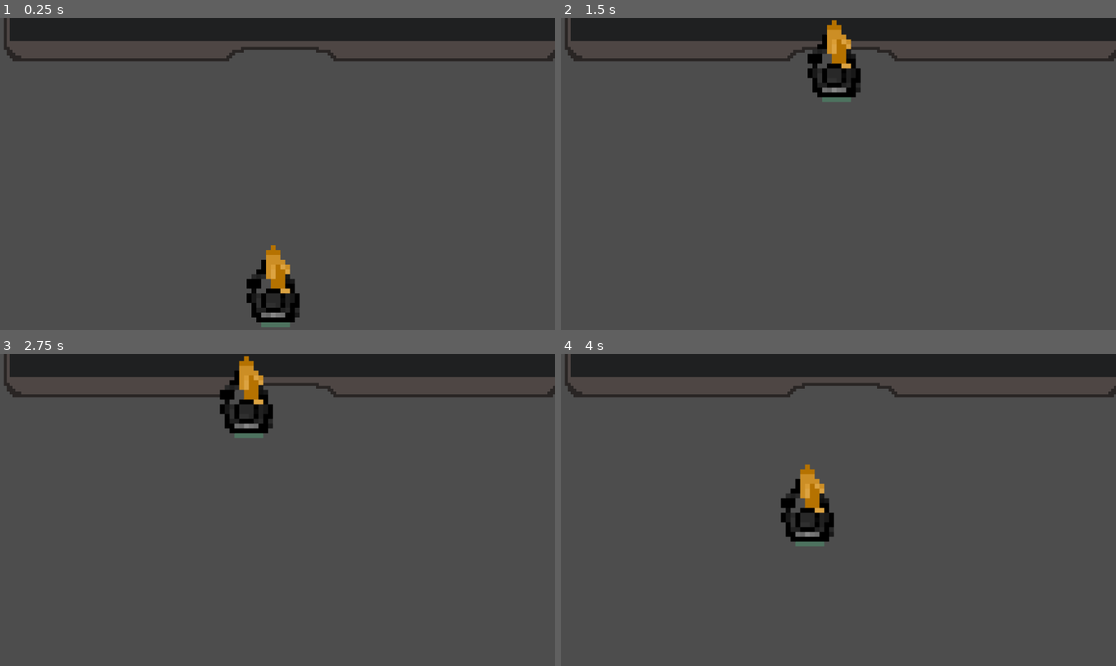
Above: before the commit, frames 1-4 (two rows, left to right).
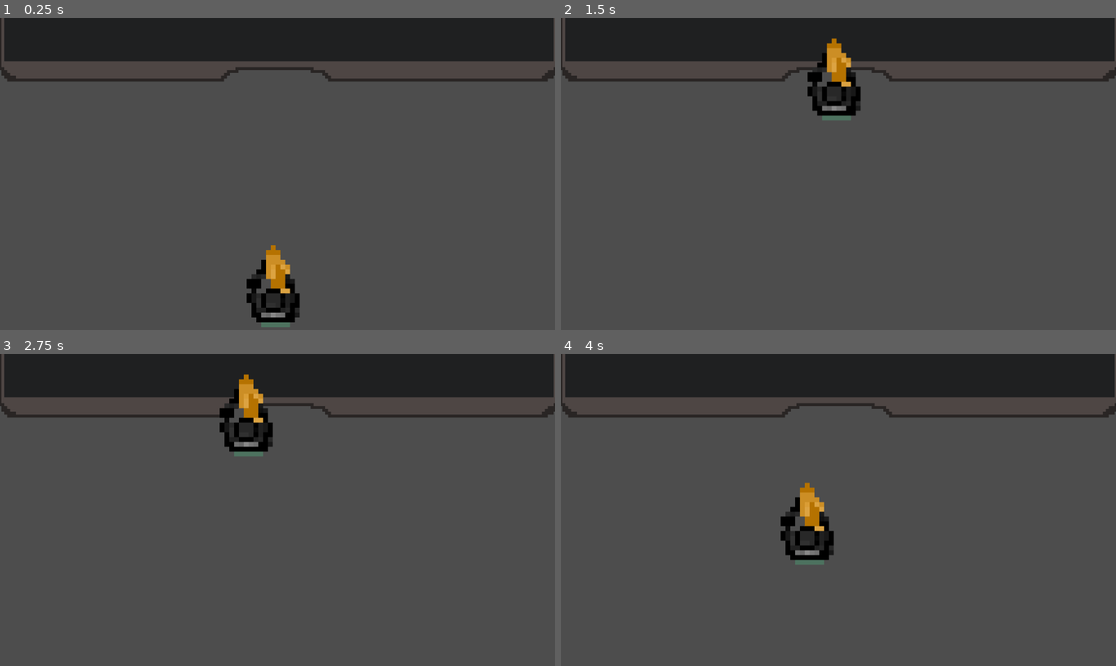
Above: after the commit, the same moments.

Repository: shafayatb/Godot-Basics-Shooter
Game: Godot game, scene res://scenes/levels/level.tscn
Same seed, same stepped clock (60 frames per second), same inputs: the game is played once before the commit and once after it.
Inputs:
- Up to frame 1 (0.25 s): no input
- Up to frame 2 (1.5 s): tap Enter at 0.5 s; hold Space (primary action) 0.53-1.28 s; hold W (up) from 0.53 s (still down); tap Ctrl (secondary action) at 0.8, 1.35 s
- Up to frame 3 (2.75 s): tap Space (primary action) at 1.55, 2 s; release W (up) at 2.03 s; hold A (left) from 2.03 s (still down); hold Space (primary action) from 2.03 s (still down); tap Ctrl (secondary action) at 2.3 s
- Up to frame 4 (4 s): tap Enter at 2.75 s; release Space (primary action) at 2.78 s; tap Ctrl (secondary action) at 2.85, 3.8 s; tap Space (primary action) at 3.05, 3.5 s; release A (left) at 3.53 s; hold S (down) from 3.53 s (still down); hold Space (primary action) from 3.53 s (still down)

The runs differ from the first frame. In frame 1, 6.5% of the frame differs, in the area x 0-100%, y 0-21%; in frame 2, 7.9%; in frame 3, 7.9%; in frame 4, 8.5%, in the area x 0-100%, y 0-68%.

Commit message:
Custom signals

Diff:
--- a/scenes/levels/level.gd
+++ b/scenes/levels/level.gd
@@ -1,10 +1,14 @@
 extends Node2D
 
 
-func _on_area_2d_body_entered(body):
+func _on_gate_player_entered_gate(body):
+	print("Player has entered gate")
 	print(body)
-	print("body entered")
 
 
-func _on_area_2d_body_exited(body):
-	print("body exited")
+func _on_player_granede():
+	print("grenade emitted")
+
+
+func _on_player_laser():
+	print("laser emitted")
--- a/scenes/levels/level.tscn
+++ b/scenes/levels/level.tscn
@@ -1,32 +1,18 @@
-[gd_scene load_steps=5 format=3 uid="uid://crw3rt4f1eu18"]
+[gd_scene load_steps=4 format=3 uid="uid://crw3rt4f1eu18"]
 
 [ext_resource type="Script" path="res://scenes/levels/level.gd" id="1_j0dw8"]
-[ext_resource type="Texture2D" uid="uid://qf7ym1xbx5la" path="res://graphics/objects/gate.png" id="2_i63xb"]
+[ext_resource type="PackedScene" uid="uid://bvthynlfawyxy" path="res://scenes/objects/gate.tscn" id="2_803wm"]
 [ext_resource type="PackedScene" uid="uid://crif8j6vjloyn" path="res://scenes/player/player.tscn" id="4_u7ebt"]
-
-[sub_resource type="RectangleShape2D" id="RectangleShape2D_ndg2y"]
-size = Vector2(201, 34)
 
 [node name="Level" type="Node2D"]
 script = ExtResource("1_j0dw8")
 
-[node name="Gate" type="StaticBody2D" parent="."]
-
-[node name="Gate" type="Sprite2D" parent="Gate"]
-position = Vector2(590, 60)
-texture = ExtResource("2_i63xb")
-
-[node name="CollisionPolygon2D" type="CollisionPolygon2D" parent="Gate"]
-polygon = PackedVector2Array(7, -516, 9, 56, 18, 74, 26, 89, 467, 89, 476, 64, 506, 63, 657, 64, 688, 65, 694, 89, 1135, 91, 1160, 86, 1170, 66, 1170, -515)
-
-[node name="Area2D" type="Area2D" parent="Gate"]
-
-[node name="CollisionShape2D" type="CollisionShape2D" parent="Gate/Area2D"]
-position = Vector2(580.5, 84)
-shape = SubResource("RectangleShape2D_ndg2y")
+[node name="Gate" parent="." instance=ExtResource("2_803wm")]
+position = Vector2(579, 102)
 
 [node name="Player" parent="." instance=ExtResource("4_u7ebt")]
 position = Vector2(571, 590)
 
-[connection signal="body_entered" from="Gate/Area2D" to="." method="_on_area_2d_body_entered"]
-[connection signal="body_exited" from="Gate/Area2D" to="." method="_on_area_2d_body_exited"]
+[connection signal="player_entered_gate" from="Gate" to="." method="_on_gate_player_entered_gate"]
+[connection signal="granede" from="Player" to="." method="_on_player_granede"]
+[connection signal="laser" from="Player" to="." method="_on_player_laser"]
--- /dev/null
+++ b/scenes/objects/gate.gd
@@ -0,0 +1,6 @@
+extends StaticBody2D
+
+signal player_entered_gate(body)
+
+func _on_area_2d_body_entered(body):
+	player_entered_gate.emit(body)
--- /dev/null
+++ b/scenes/objects/gate.tscn
@@ -0,0 +1,24 @@
+[gd_scene load_steps=4 format=3 uid="uid://bvthynlfawyxy"]
+
+[ext_resource type="Script" path="res://scenes/objects/gate.gd" id="1_6gd2h"]
+[ext_resource type="Texture2D" uid="uid://qf7ym1xbx5la" path="res://graphics/objects/gate.png" id="1_61n21"]
+
+[sub_resource type="RectangleShape2D" id="RectangleShape2D_qwj4h"]
+size = Vector2(215, 35)
+
+[node name="Gate" type="StaticBody2D"]
+script = ExtResource("1_6gd2h")
+
+[node name="Gate" type="Sprite2D" parent="."]
+texture = ExtResource("1_61n21")
+
+[node name="CollisionPolygon2D" type="CollisionPolygon2D" parent="."]
+polygon = PackedVector2Array(-581, -575, -577, -10, -574, 16, -563, 28, -115, 29, -116, -1, 103, 0, 104, 28, 557, 29, 571, 19, 583, 2, 581, -576)
+
+[node name="Area2D" type="Area2D" parent="."]
+
+[node name="CollisionShape2D" type="CollisionShape2D" parent="Area2D"]
+position = Vector2(-5.5, 19.5)
+shape = SubResource("RectangleShape2D_qwj4h")
+
+[connection signal="body_entered" from="Area2D" to="." method="_on_area_2d_body_entered"]
--- a/scenes/player/player.gd
+++ b/scenes/player/player.gd
@@ -3,6 +3,9 @@
 var speed: int = 500
 var can_laser: bool = true
 var can_grenade: bool = true
+
+signal laser
+signal granede
 
 func _process(_delta):
 	#input
@@ -13,16 +16,16 @@
 	if Input.is_action_pressed("primary action") and can_laser:
 		print_rich("Lasr shot")
 		can_laser = false
+		laser.emit()
 		$LaserTimer.start(0.5)
 
 	if Input.is_action_pressed("secondary action") and can_grenade:
 		print_rich("grande thrown")
 		can_grenade= false
+		granede.emit()
 		$GrenadeTimer.start(2.0)
 
 	move_and_slide()
-
-
 
 
 func _on_laser_timer_timeout():
